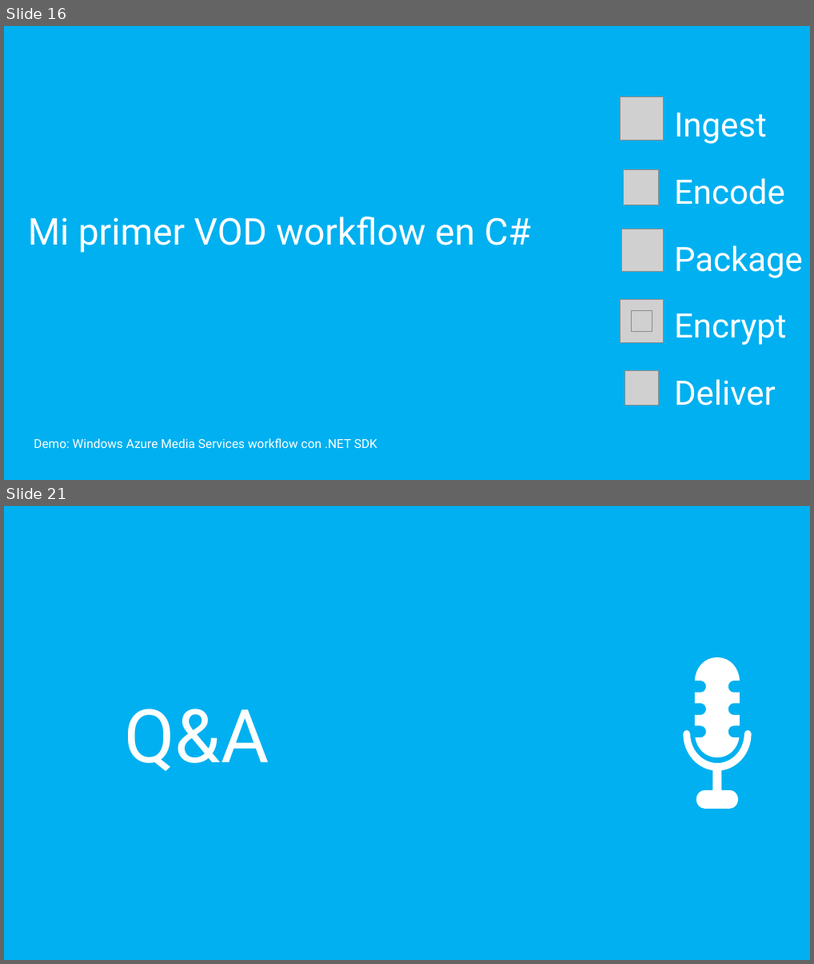
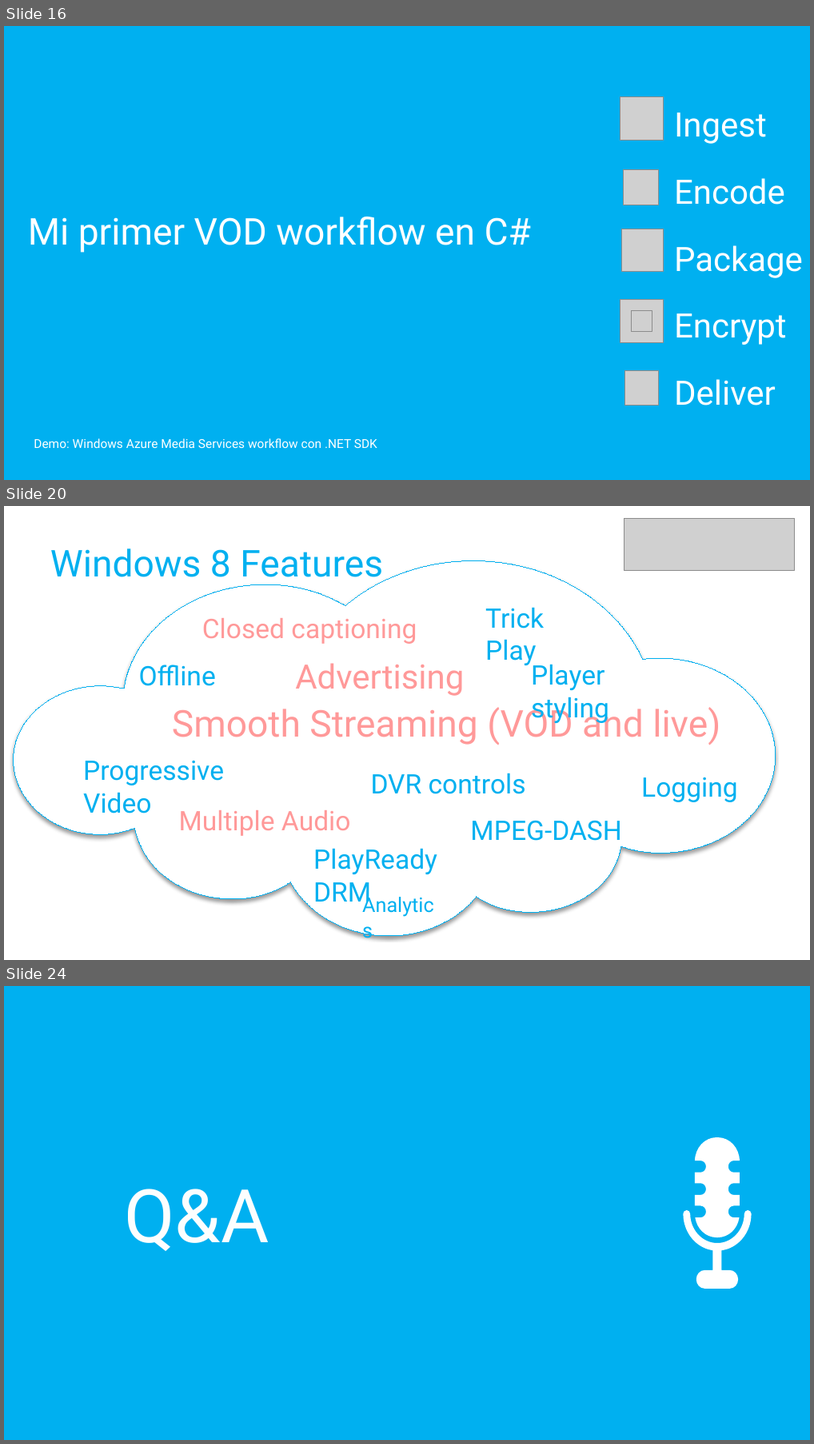
Before and after one commit to mconverti/webcast-aplicaciones-media-con-azure-media-services, a slide deck: webcast.pptx. Shown one above the other, each under a label of ours: slides 16 and 21 before the commit, slides 16, 20 and 24 after it; the slides between them are not shown. The pictures are 814x964 and 814x1444 pixels, drawn with LibreOffice and Linux fonts; fonts in the diff are those of the drawing; grey boxes stand for pictures. Boxes give left, top, right and bottom in pixels: in the first picture for what was removed or moved away, otherwise in the second. Text is boxed around its words. In the diff, an @@ line names an element or a change of style, - is before the commit and + after.

Commit message:
# added players # added mpeg dashs slides

```diff
--- a/webcast.pptx
+++ b/webcast.pptx
@@ slide 20 added at box(4, 506, 810, 960), background #FFFFFF @@
@@ picture added at box(624, 518, 794, 570) @@
@@ title added at box(50, 548, 383, 585), 44 pt, text #00B0F0 @@
+Windows 8 Features
@@ freeform shape added at box(13, 561, 776, 936), fill #FFFFFF, outline #00B0F0 0.75 pt @@
@@ text added at box(202, 618, 417, 644), 32 pt, text #FF9999 @@
+Closed captioning
@@ text added at box(486, 607, 544, 666), 32 pt, text #00B0F0 @@
+Trick Play
@@ text added at box(139, 664, 216, 686), 32 pt, text #00B0F0 @@
+Offline
@@ text added at box(295, 663, 464, 696), 40 pt, text #FF9999 @@
+Advertising
@@ text added at box(531, 664, 610, 724), 32 pt, text #00B0F0 @@
+Player styling
@@ text added at box(172, 703, 721, 744), 44 pt, text #FF9999 @@
+Smooth Streaming (VOD and live)
@@ text added at box(83, 760, 224, 813), 32 pt, text #00B0F0 @@
+Progressive Video
@@ text added at box(371, 772, 526, 794), 32 pt, text #00B0F0 @@
+DVR controls
@@ text added at box(642, 777, 738, 802), 32 pt, text #00B0F0 @@
+Logging
@@ text added at box(179, 810, 351, 836), 32 pt, text #FF9999 @@
+Multiple Audio
@@ text added at box(470, 820, 622, 840), 32 pt, text #00B0F0 @@
+MPEG-DASH
@@ text added at box(314, 848, 438, 908), 32 pt, text #00B0F0 @@
+PlayReady DRM
@@ text added at box(357, 888, 450, 920), 24 pt, text #00B0F0 @@
+  Analytics
@@ what was slide 21 is now slide 24 @@
```
Also in this commit, not shown: 6 slides changed, 3 other slides added, 1 slide removed.
